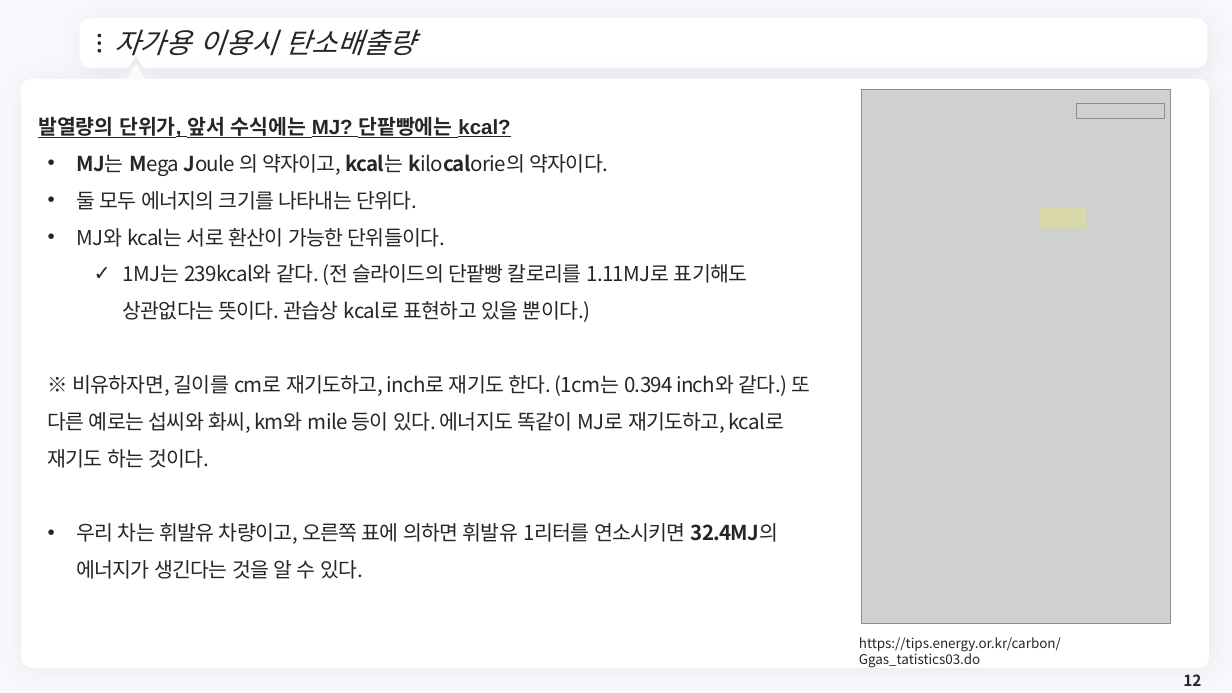
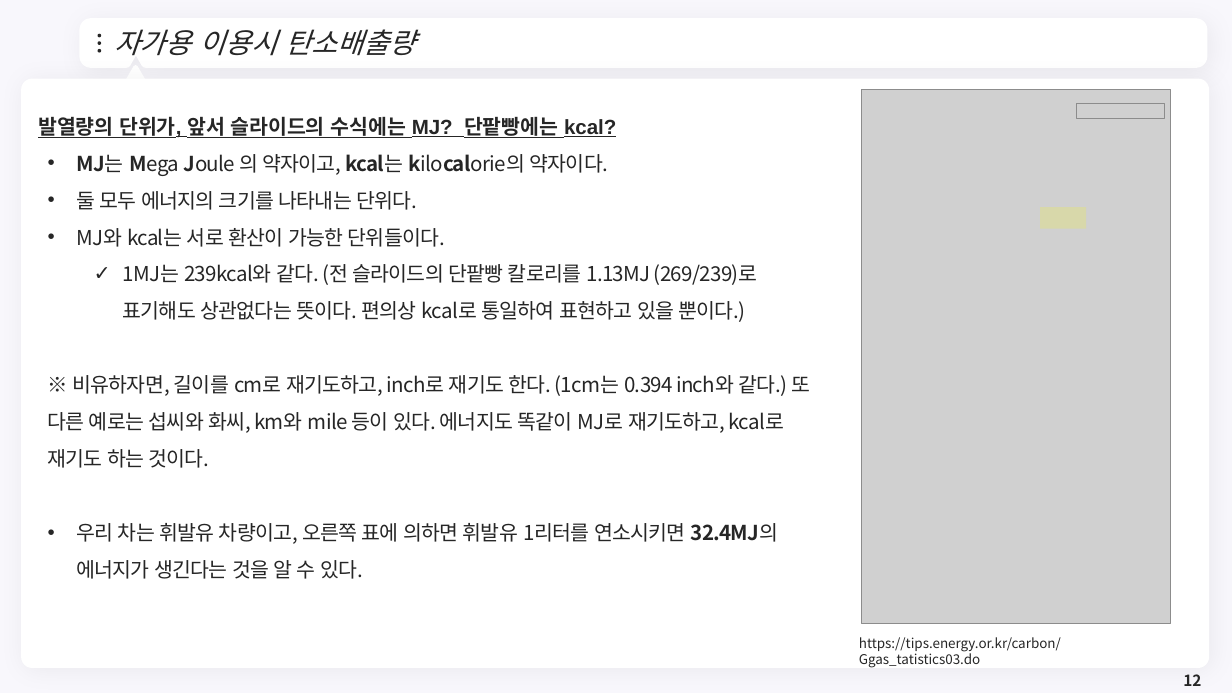
Before and after one commit to meandthey/Teaching, a slide deck: slide 12 of 생활속의 경제/01_Lectures/생활속의 경제_(에너지경제)_2.pptx. Drawn at 1232x693 pixels with LibreOffice and Linux fonts; fonts in the diff are those of the drawing; grey boxes stand for pictures; background and template pictures are left out. Boxes give left, top, right and bottom in pixels: in the first picture for what was removed or moved away, otherwise in the second. Text is boxed around its words. In the diff, an @@ line names an element or a change of style, - is before the commit and + after.

```diff
--- a/생활속의 경제/01_Lectures/생활속의 경제_(에너지경제)_2.pptx
+++ b/생활속의 경제/01_Lectures/생활속의 경제_(에너지경제)_2.pptx
@@ text at box(38, 116, 616, 138): text changed @@
-발열량의 단위가, 앞서 수식에는 MJ? 단팥빵에는 kcal?
+발열량의 단위가, 앞서 슬라이드의 수식에는 MJ? 단팥빵에는 kcal?
@@ text at box(123, 264, 758, 322): text changed @@
-  ✓ 1MJ는 239kcal와 같다. (전 슬라이드의 단팥빵 칼로리를 1.11MJ로 표기해도 상관없다는 뜻이다. 관습상 kcal로 표현하고 있을 뿐이다.)
+  ✓ 1MJ는 239kcal와 같다. (전 슬라이드의 단팥빵 칼로리를 1.13MJ (269/239)로 표기해도 상관없다는 뜻이다. 편의상 kcal로 통일하여 표현하고 있을 뿐이다.)
```
Also in this commit, not shown: 15 other slides changed, 10 other files.
